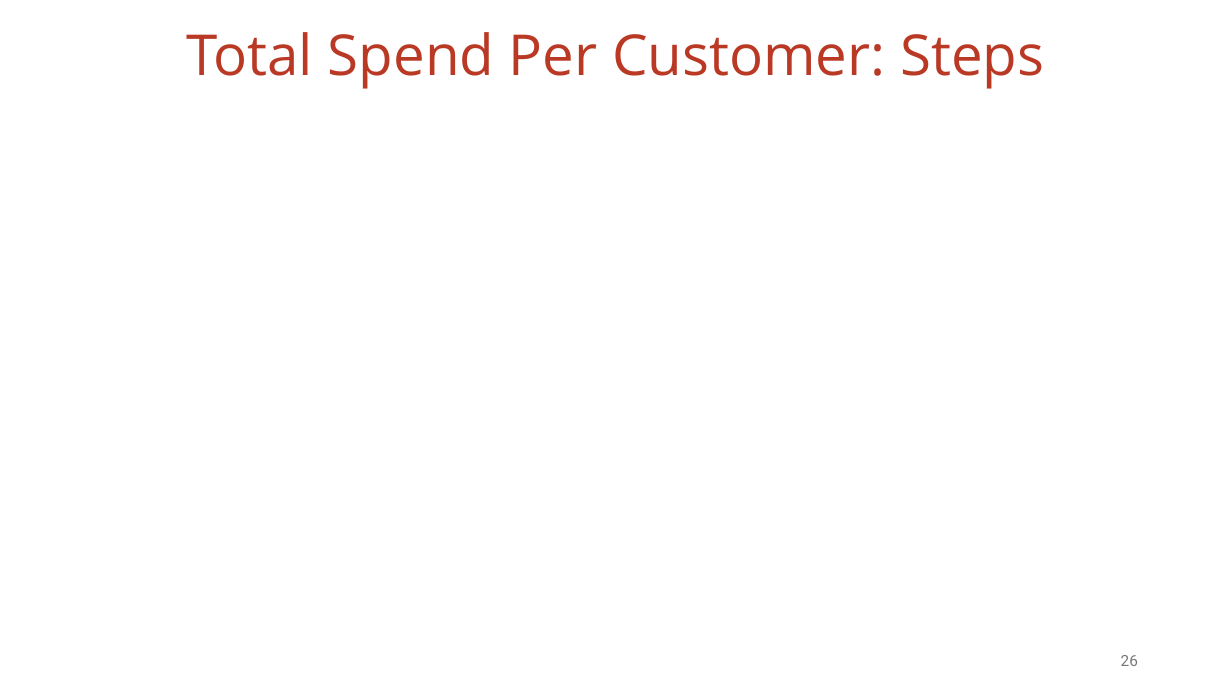
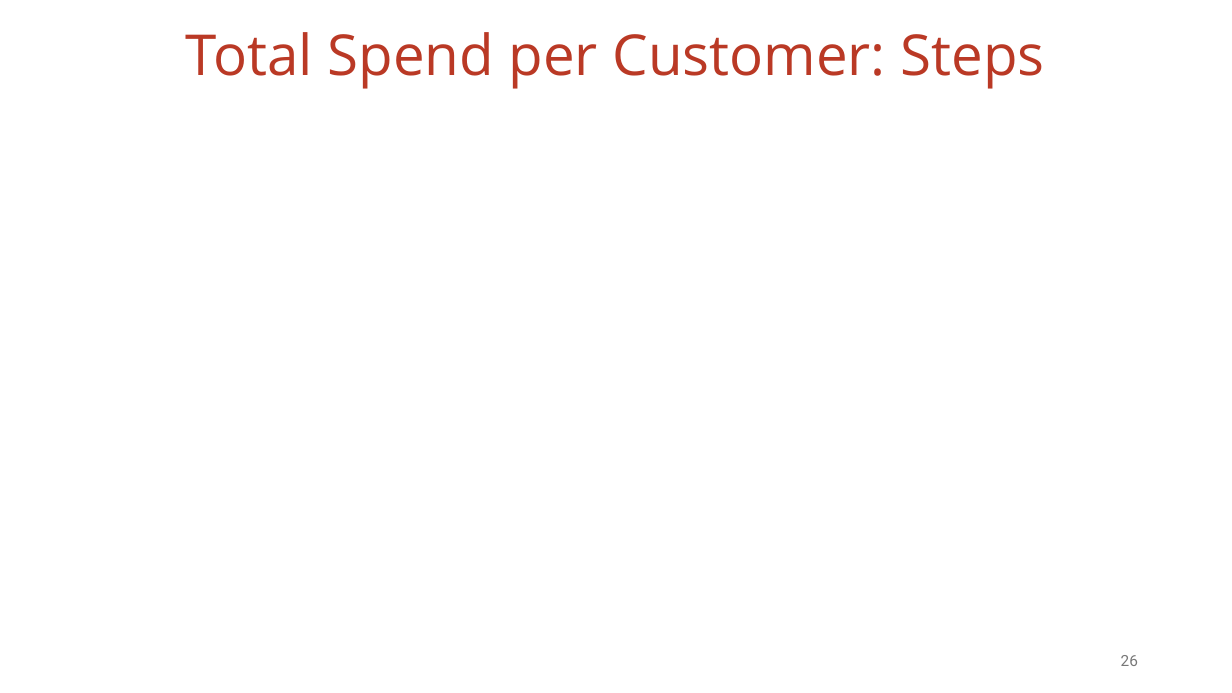
Before and after one commit to vmzakharov/missing-dataframe-talk, a slide deck: slide 26 of presentation/Missing_Dataframe_Short.pptx. Drawn at 1232x693 pixels with LibreOffice and Linux fonts; fonts in the diff are those of the drawing; grey boxes stand for pictures. Boxes give left, top, right and bottom in pixels: in the first picture for what was removed or moved away, otherwise in the second. Text is boxed around its words. In the diff, an @@ line names an element or a change of style, - is before the commit and + after.

```diff
--- a/presentation/Missing_Dataframe_Short.pptx
+++ b/presentation/Missing_Dataframe_Short.pptx
@@ title at [186,32,1044,89]: text changed @@
-Total Spend Per Customer: Steps
+Total Spend per Customer: Steps
```
Also in this commit, not shown: 16 other slides changed, 1 slide removed, 1 other file.
